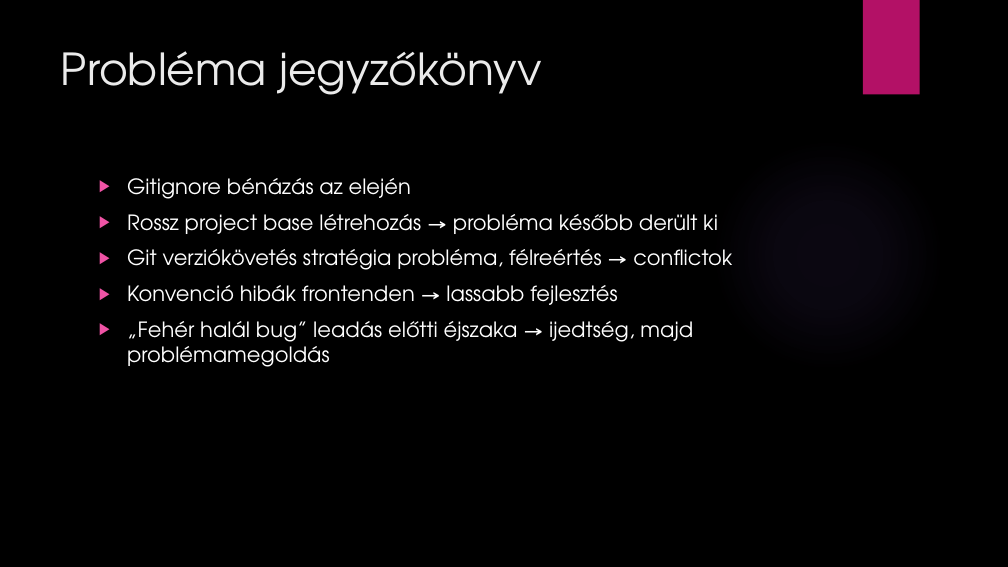
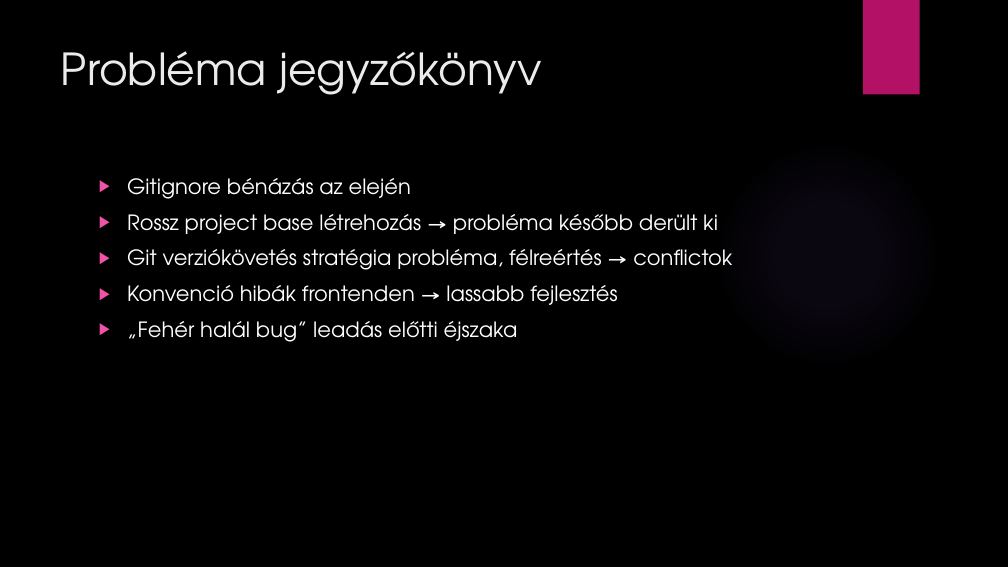
Before and after one commit to bprof-spec-codes/pasteimg, a slide deck: slide 7 of Paste IMG.pptx. Drawn at 1008x567 pixels with LibreOffice and Linux fonts; fonts in the diff are those of the drawing; background and template pictures are left out. Boxes give left, top, right and bottom in pixels: in the first picture for what was removed or moved away, otherwise in the second. Text is boxed around its words. In the diff, an @@ line names an element or a change of style, - is before the commit and + after.

Commit message:
presentation updated

```diff
--- a/Paste IMG.pptx
+++ b/Paste IMG.pptx
@@ text at [127, 321, 518, 342]: text changed @@
-▶ „Fehér halál bug” leadás előtti éjszaka → ijedtség, majd problémamegoldás
+▶ „Fehér halál bug” leadás előtti éjszaka
```
Also in this commit, not shown: 3 other slides changed, 1 other file.
